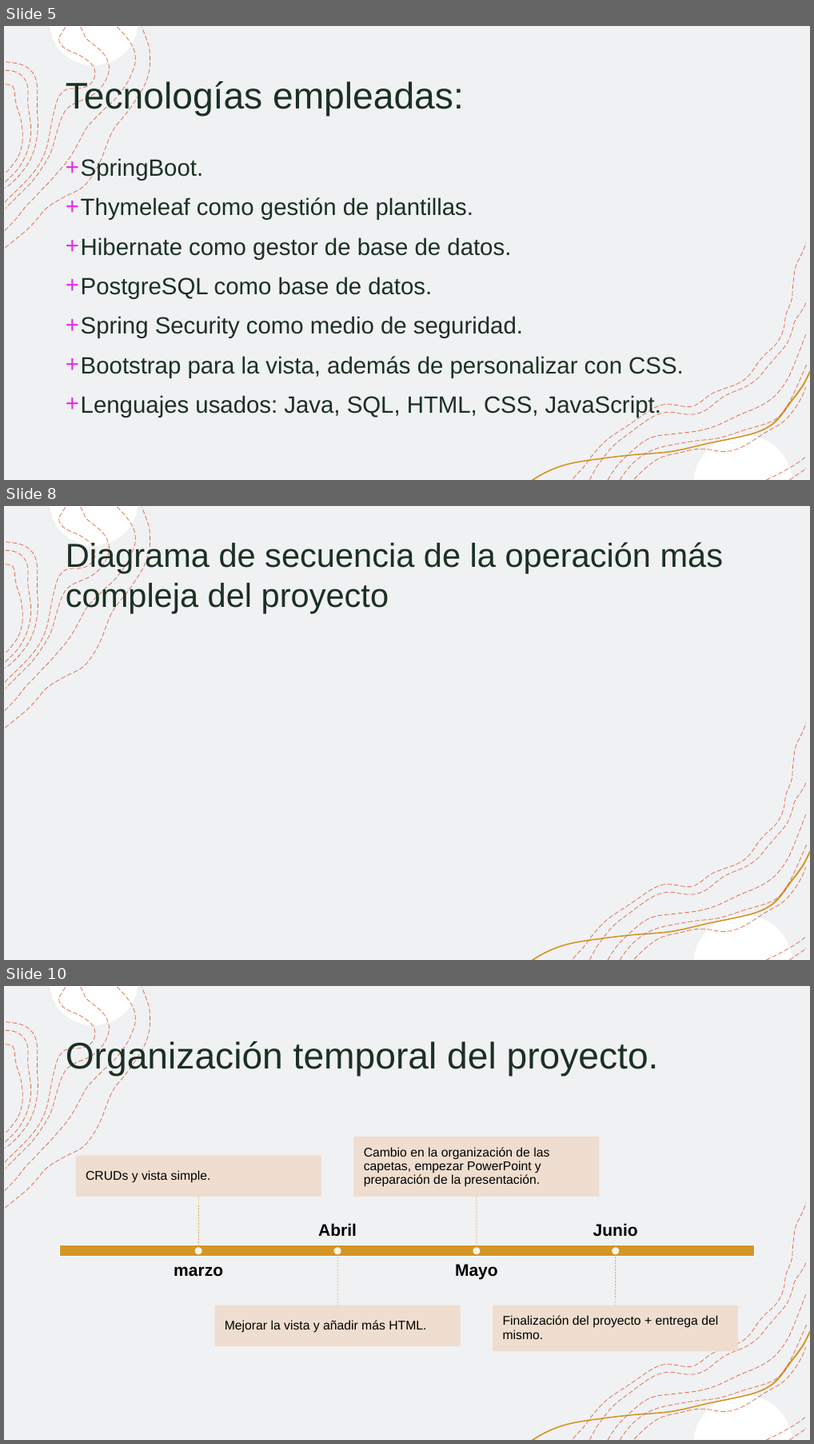
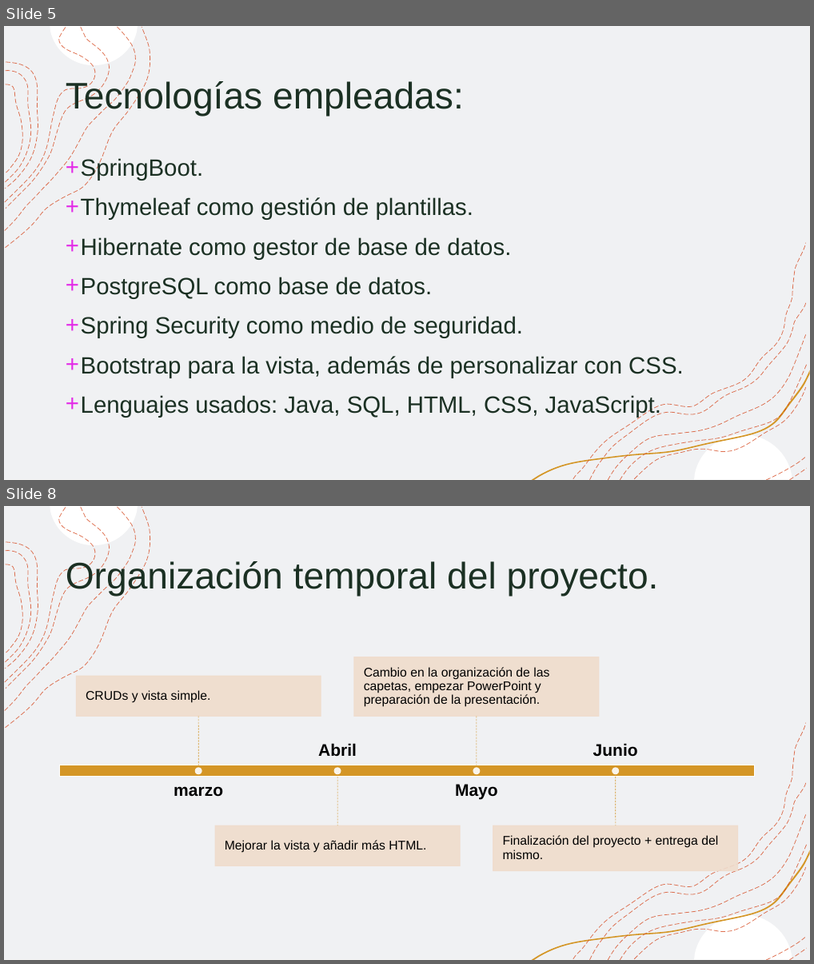
Before and after one commit to maribalo043/ProyectoFinalCurso, a slide deck: PowerPointFinalCurso.pptx. Shown one above the other, each under a label of ours: slides 5, 8 and 10 before the commit, slides 5 and 8 after it; the slides between them are not shown. The pictures are 814x1444 and 814x964 pixels, drawn with LibreOffice and Linux fonts; fonts in the diff are those of the drawing. Boxes give left, top, right and bottom in pixels: in the first picture for what was removed or moved away, otherwise in the second. Text is boxed around its words. In the diff, an @@ line names an element or a change of style, - is before the commit and + after.

```diff
--- a/PowerPointFinalCurso.pptx
+++ b/PowerPointFinalCurso.pptx
@@ slide 8 removed at (x1=4, y1=506, x2=810, y2=960), background #FFFFFF; not listed: 18 template elements that a slide beside it also shows @@
@@ title removed at (x1=66, y1=540, x2=724, y2=613) @@
-Diagrama de secuencia de la operación más compleja del proyecto
@@ what was slide 10 is now slide 8 @@
```
Also in this commit, not shown: 2 slides changed, 1 slide added, 3 other slides removed, 16 other files.
